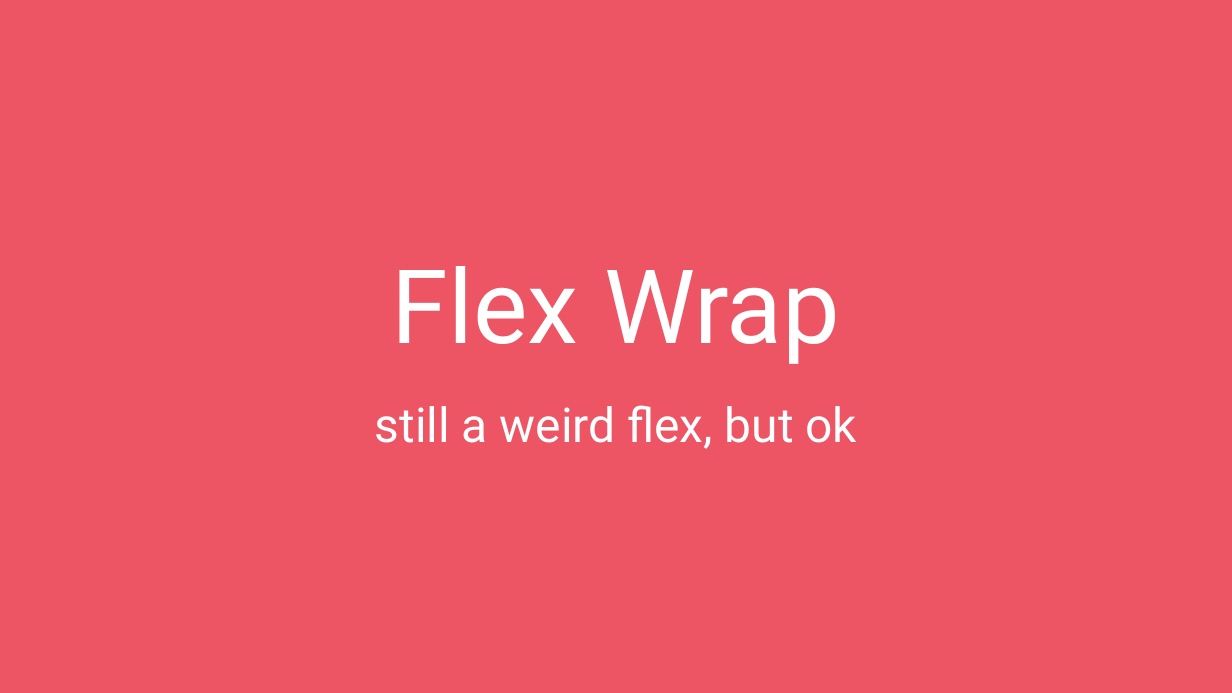
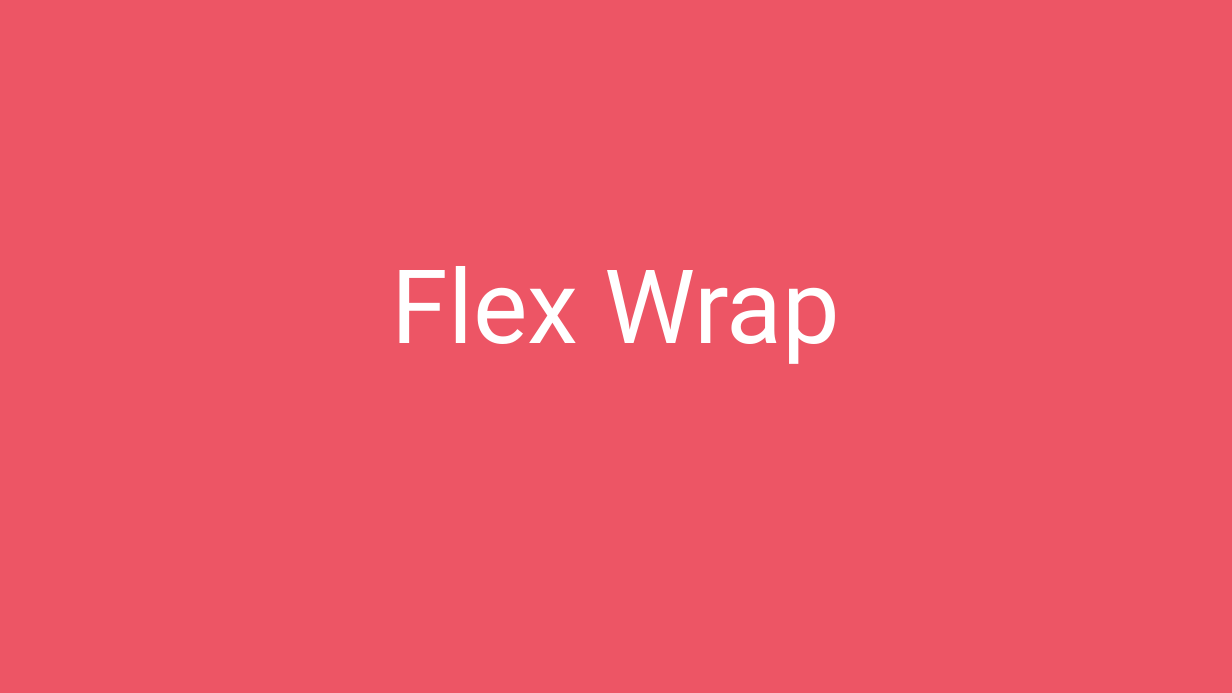
Before and after one commit to RobbinLawHTMLCSS/html-css-1-demos, a slide deck: slide 22 of dd-css-flexbox/demos/cc-flexbox-wrap-yes/docs/COMP 1017 - Day 16 (Flex Wrap _ nth-child).pptx (slide 23 before the commit). Drawn at 1232x693 pixels with LibreOffice and Linux fonts; fonts in the diff are those of the drawing. Boxes give left, top, right and bottom in pixels: in the first picture for what was removed or moved away, otherwise in the second. Text is boxed around its words. In the diff, an @@ line names an element or a change of style, - is before the commit and + after.

```diff
--- a/dd-css-flexbox/demos/cc-flexbox-wrap-yes/docs/COMP 1017 - Day 16 (Flex Wrap _ nth-child).pptx
+++ b/dd-css-flexbox/demos/cc-flexbox-wrap-yes/docs/COMP 1017 - Day 16 (Flex Wrap _ nth-child).pptx
@@ subtitle removed at (375, 405, 858, 449) @@
-still a weird flex, but ok
```
Also in this commit, not shown: 1 slide removed, 2 other files.
